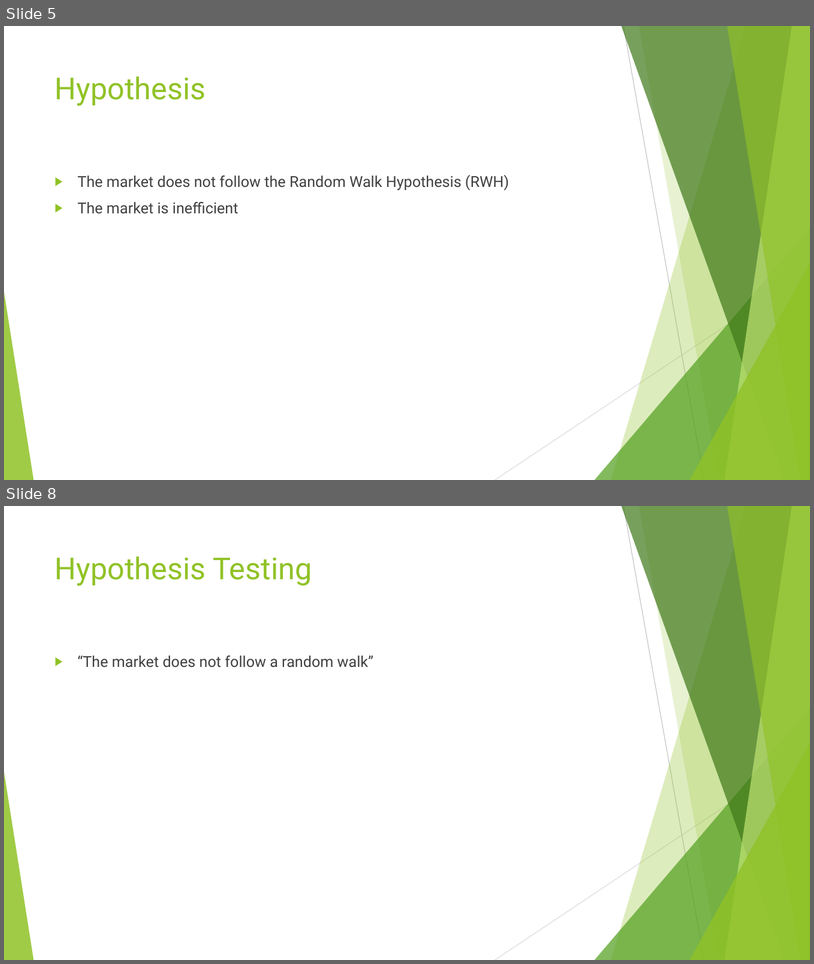
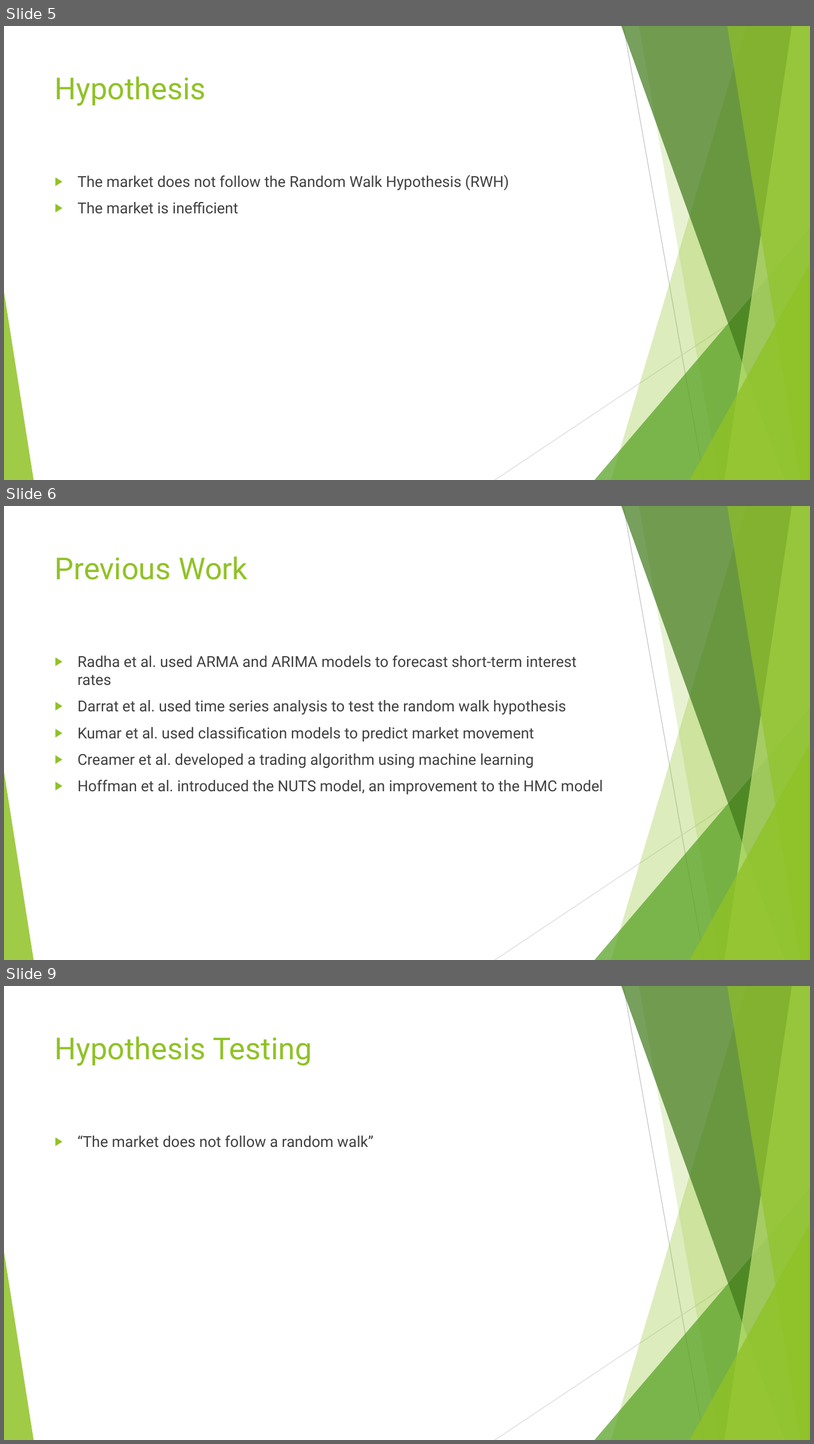
Before and after one commit to doyley91/Data-Driven-Automated-Algorithmic-Trading, a slide deck: Viva/Presentation.pptx. Shown one above the other, each under a label of ours: slides 5 and 8 before the commit, slides 5, 6 and 9 after it; the slides between them are not shown. The pictures are 814x964 and 814x1444 pixels, drawn with LibreOffice and Linux fonts; fonts in the diff are those of the drawing. Boxes give left, top, right and bottom in pixels: in the first picture for what was removed or moved away, otherwise in the second. Text is boxed around its words. In the diff, an @@ line names an element or a change of style, - is before the commit and + after.

```diff
--- a/Viva/Presentation.pptx
+++ b/Viva/Presentation.pptx
@@ slide 6 added at (x1=4, y1=506, x2=810, y2=960), background #FFFFFF; not listed: 10 template elements that a slide beside it also shows @@
@@ title added at (x1=55, y1=556, x2=248, y2=580), 36 pt, text #90C226 @@
+Previous Work
@@ text added at (x1=78, y1=655, x2=603, y2=794), 18 pt, text #404040 @@
+▶ Radha et al. used ARMA and ARIMA models to forecast short-term interest rates
+▶ Darrat et al. used time series analysis to test the random walk hypothesis
+▶ Kumar et al. used classification models to predict market movement
+▶ Creamer et al. developed a trading algorithm using machine learning
+▶ Hoffman et al. introduced the NUTS model, an improvement to the HMC model
@@ what was slide 8 is now slide 9 @@
```
Also in this commit, not shown: 8 slides changed, 2 other files.
